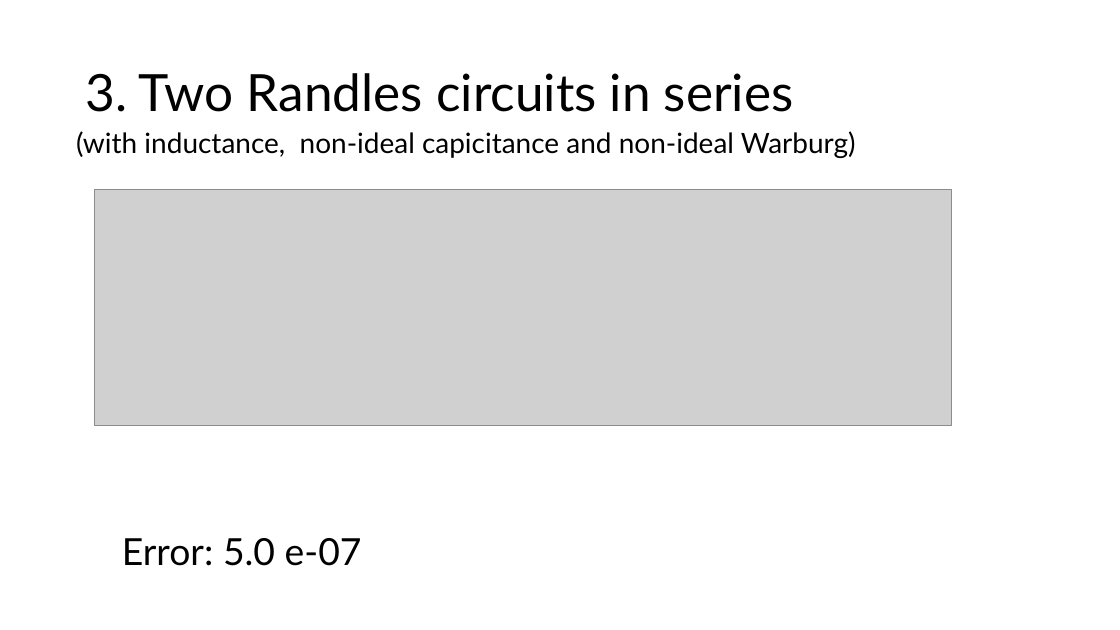
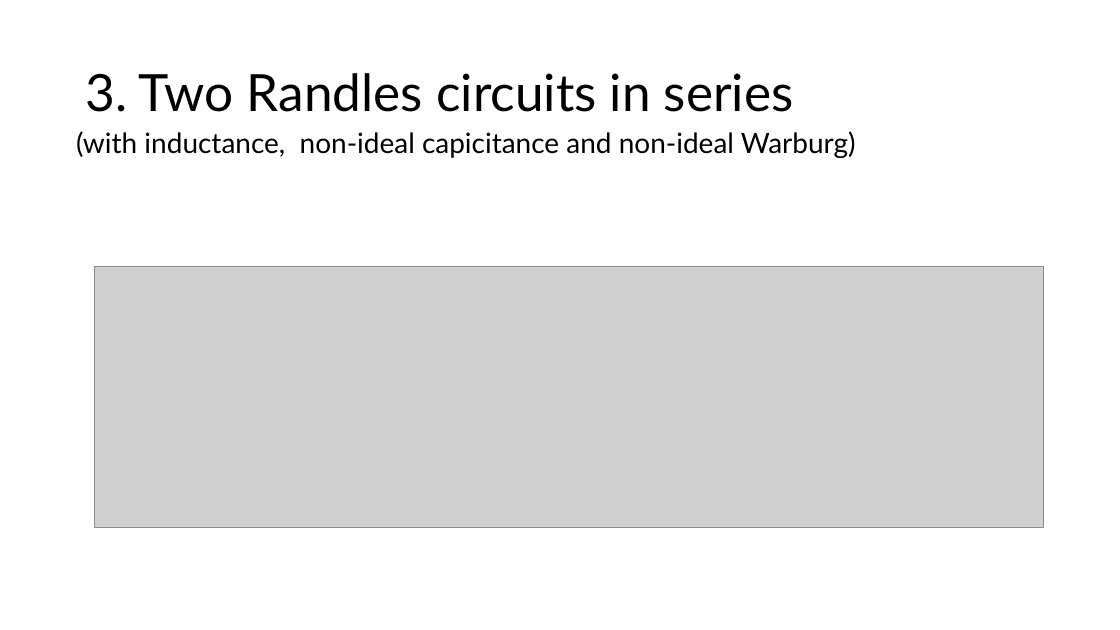
Before and after one commit to samaard2001/EIS-code, a slide deck: slide 7 of veilederpresentasjoner/22.10.2024.pptx. Drawn at 1120x630 pixels with LibreOffice and Linux fonts; fonts in the diff are those of the drawing; grey boxes stand for pictures. Boxes give left, top, right and bottom in pixels: in the first picture for what was removed or moved away, otherwise in the second. Text is boxed around its words. In the diff, an @@ line names an element or a change of style, - is before the commit and + after.

```diff
--- a/veilederpresentasjoner/22.10.2024.pptx
+++ b/veilederpresentasjoner/22.10.2024.pptx
@@ picture: place and size @@
-picture at (94,189,951,425)
+picture at (94,266,1043,528)
@@ text removed at (122,538,362,566) @@
-Error: 5.0 e-07
```
Also in this commit, not shown: 6 other slides changed, 2 slides added, 7 other files.
